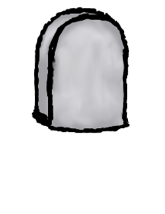
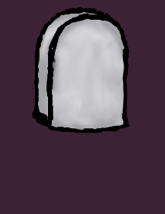
Layers edited between the first and the second 165px x 214px image:
painted on "Normal_Tomb_Final Size_Pos.png" over [33, 65, 35, 86]
showed "Backgrou8nd", painted on it over [0, 0, 165, 214]
